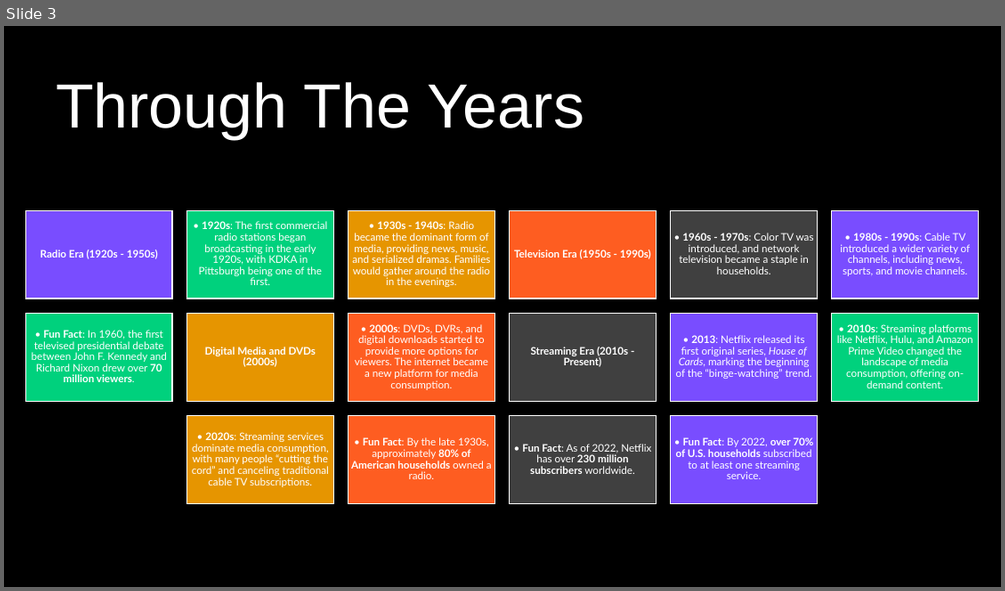
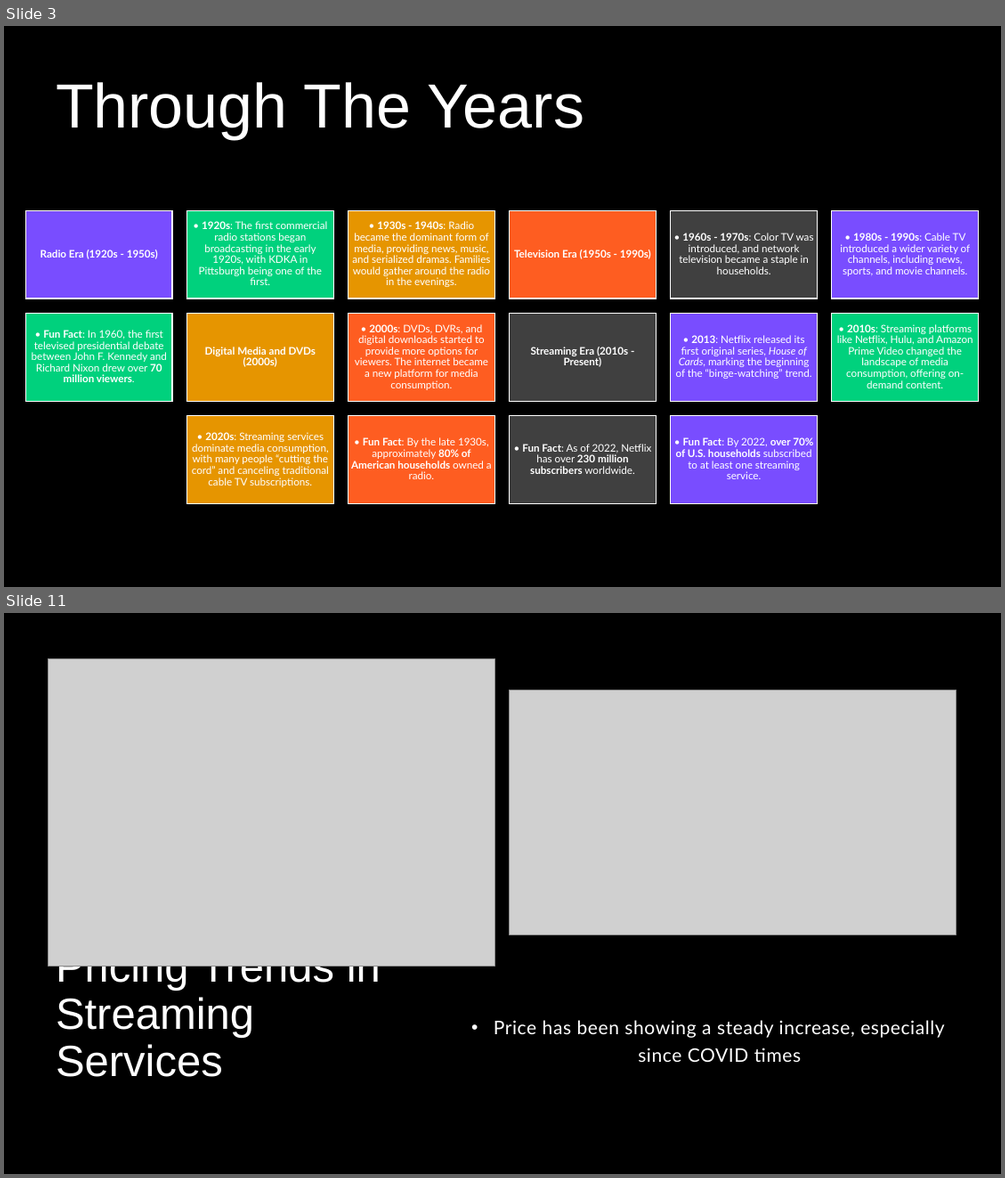
Before and after one commit to lanahuyen/media_tv, a slide deck: Presentation1.pptx. Shown one above the other, each under a label of ours: slide 3 before the commit, slides 3 and 11 after it; the slides between them are not shown. The pictures are 1005x591 and 1005x1178 pixels, drawn with LibreOffice and Linux fonts; fonts in the diff are those of the drawing; grey boxes stand for pictures. Boxes give left, top, right and bottom in pixels: in the first picture for what was removed or moved away, otherwise in the second. Text is boxed around its words. In the diff, an @@ line names an element or a change of style, - is before the commit and + after.

```diff
--- a/Presentation1.pptx
+++ b/Presentation1.pptx
@@ slide 11 added at bbox=[4, 613, 1001, 1174], background #000000; not listed: 5 template elements that a slide beside it also shows @@
@@ rectangle added at bbox=[4, 613, 1001, 1174], fill #000000 @@
@@ picture added at bbox=[48, 658, 494, 966] @@
@@ picture added at bbox=[510, 690, 956, 934] @@
@@ title added at bbox=[56, 965, 380, 1077], 42 pt, text #FFFFFF @@
+Pricing Trends in Streaming Services
@@ text added at bbox=[494, 1020, 944, 1062], 18 pt, text #FFFFFF @@
+• Price has been showing a steady increase, especially since COVID times
```
Also in this commit, not shown: 1 slide changed, 8 other slides added, 1 slide removed, 1 other file.
